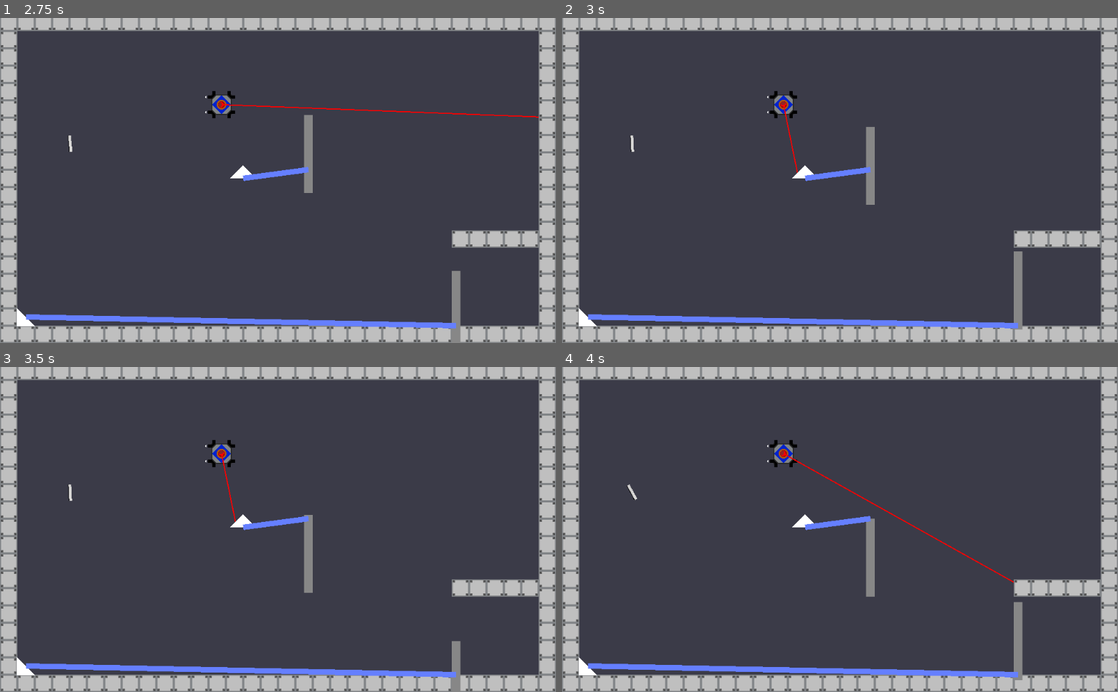
Above: before the commit, frames 1-4 (two rows, left to right).
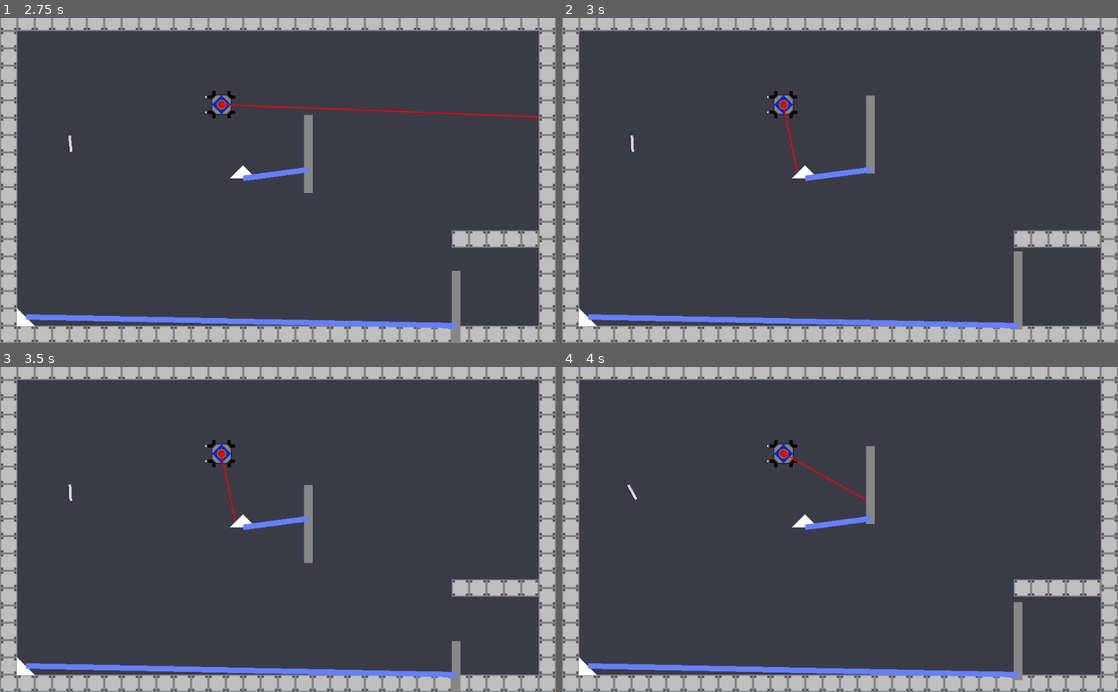
Above: after the commit, the same moments.

Repository: Call-Me-Sir/Calan-Game2021
Game: Godot game, scene res://Level 1.tscn
The game is run twice, just before and just after one commit, with the same random seed, the same clock (stepped at 60 frames per second) and the same inputs.
Inputs (mouse positions are in pixels of both pictures, inside the frame that each line leads up to):
- Up to frame 1 (2.75 s): move the mouse to (400, 164) at 0.52 s; hold Right (Contraptionright) 0.53-1.28 s; click (400, 164) at 0.67 s; move the mouse to (166, 196) at 1.27 s; hold Ctrl (slowdown) 1.28-2.03 s; move the mouse to (333, 109) at 2.02 s; hold Right (Contraptionright) from 2.03 s (still down)
- Up to frame 2 (3 s): move the mouse to (812, 245) at 2.77 s; release Right (Contraptionright) at 2.78 s; hold Shift (speedup) from 2.78 s (still down); click (812, 245) at 2.92 s
- Up to frame 3 (3.5 s): keep holding Shift (speedup)
- Up to frame 4 (4 s): move the mouse to (1006, 578) at 3.52 s; release Shift (speedup) at 3.53 s; hold Left (Contraptionleft) from 3.53 s (still down)

Frame 1 is identical in both runs. In frame 2, 0.3% of the frame differs, in the area x 54-57%, y 23-58%; in frame 3, 0.3%; in frame 4, 0.9%, in the area x 48-82%, y 24-71%.

Commit message:
Update Sensor.gd

Diff:
--- a/RayArray/Sensor.gd
+++ b/RayArray/Sensor.gd
@@ -14,4 +14,5 @@
 
 # Called every frame. 'delta' is the elapsed time since the previous frame.
 func _process(delta):
-	pass
+	if not is_connected("RayHit", StaticBody2D, "Door"):
+		emit_signal("Laserfalse")
